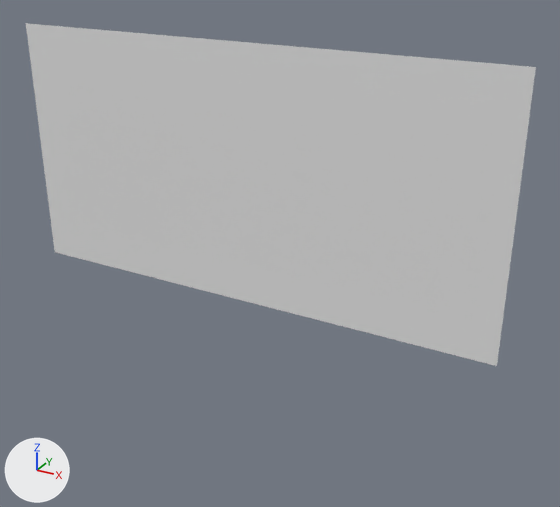
The OBJ model Microgue/Assets/Tiled2Unity/Meshes/new_3.obj as it was, and as the next commit left it.
Before and after are seen from a 50 mm camera at (2.28, -11.94, 2.08) aimed at (-4.44, 0.28, -4.03). Lighting does not change. The marker at lower left points along +X, +Y and +Z. Where no turn or scale is listed for an object, it has been applied to the vertices.

In view in the first picture: 'new_3'.
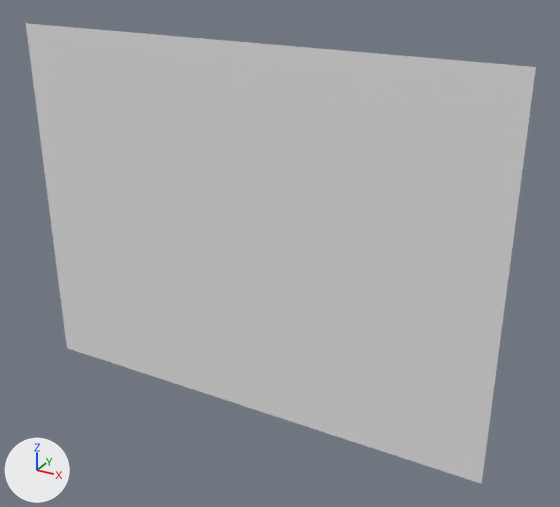
Patch to the scene script:
```diff
--- a/Microgue/Assets/Tiled2Unity/Meshes/new_3.obj.py
+++ b/Microgue/Assets/Tiled2Unity/Meshes/new_3.obj.py
@@ me_new_3 @@
 # used by ob_new_3; location = (0.0, 0.0, 0.0)
-me_new_3.from_pydata(...)  # 561 vertices, 512 faces; spans x -10.24..0.0, y 0.0, z -5.12..0.0
+me_new_3.from_pydata(...)  # 825 vertices, 768 faces; spans x -10.24..0.0, y 0.0, z -7.68..0.0
+# me_new_3 part 1
+# 33 new vertices lie (0.0, 0.0, -0.32) away from vertices in x -10.24..0.0, y 0.0, z -5.12
+# 33 new vertices lie (0.0, 0.0, -0.32) away from vertices in x -10.24..0.0, y 0.0, z -5.44
+# 33 new vertices lie (0.0, 0.0, -0.32) away from vertices in x -10.24..0.0, y 0.0, z -5.76
+# 33 new vertices lie (0.0, 0.0, -0.32) away from vertices in x -10.24..0.0, y 0.0, z -6.08
+# 33 new vertices lie (0.0, 0.0, -0.32) away from vertices in x -10.24..0.0, y 0.0, z -6.4
+# 33 new vertices lie (0.0, 0.0, -0.32) away from vertices in x -10.24..0.0, y 0.0, z -6.72
+# 33 new vertices lie (0.0, 0.0, -0.32) away from vertices in x -10.24..0.0, y 0.0, z -7.04
+# 33 new vertices lie (0.0, 0.0, -0.32) away from vertices in x -10.24..0.0, y 0.0, z -7.36
+# 256 new faces join them
```

What differs and where, as boxes [x1, y1, x2, y2] in the pictures (560 x 507 px):
'new_3', reshaped (34% taller): before [26, 23, 536, 366]; after [26, 23, 536, 484]
part 1 of me_new_3, added: after [55, 252, 497, 484]
